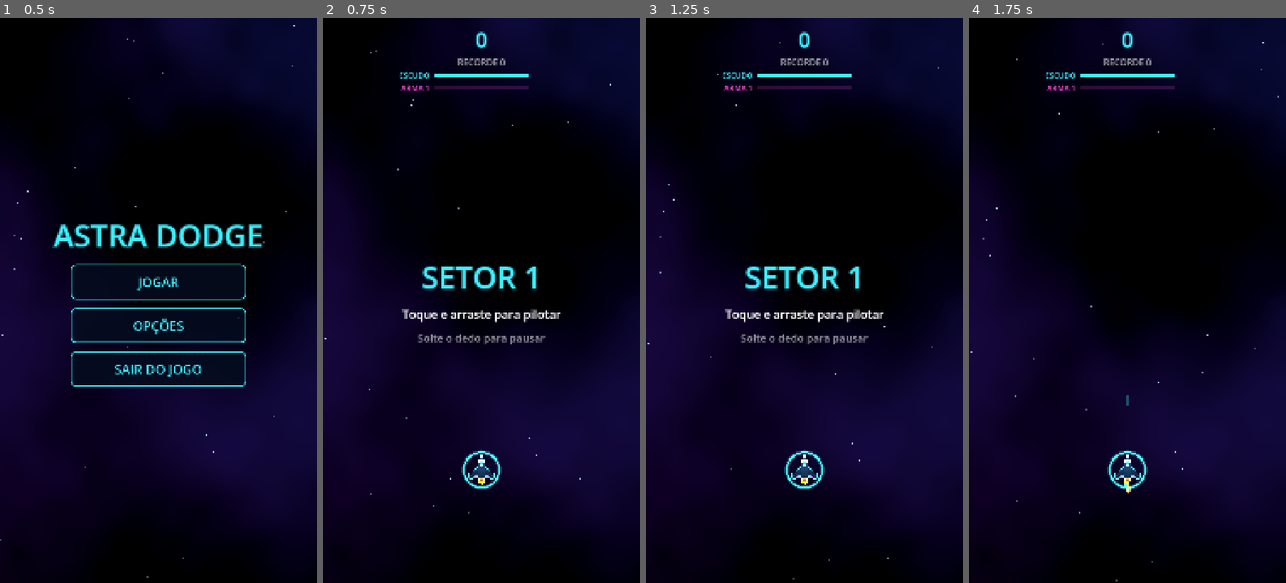
Above: before the commit, frames 1-4 (left to right).
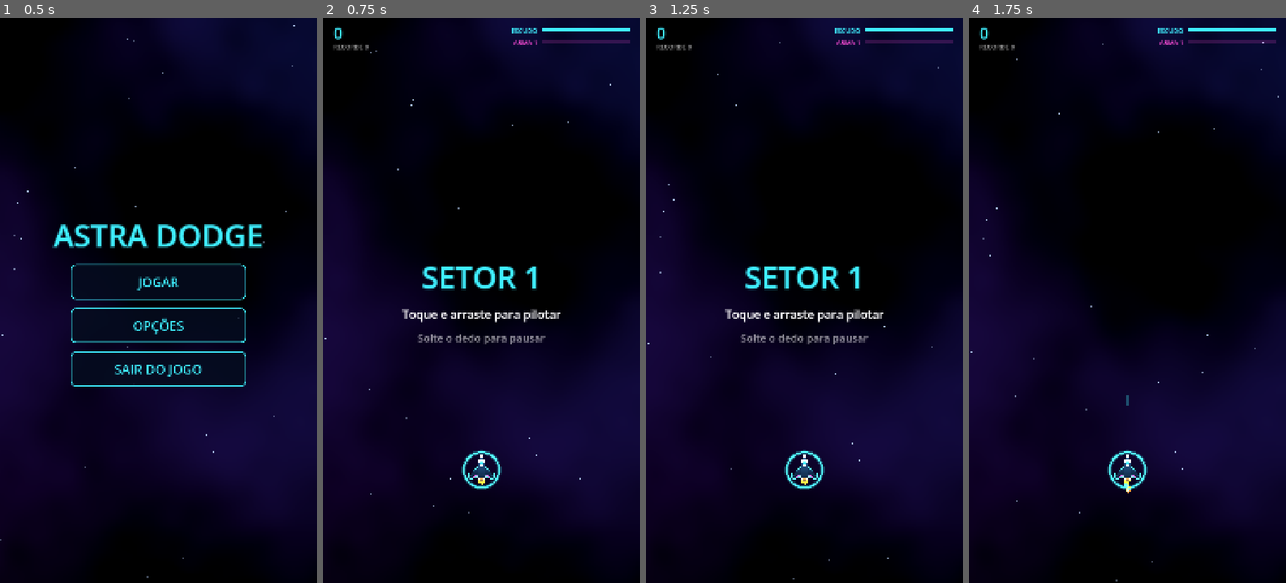
Above: after the commit, the same moments.

Repository: mprovensi/AstraDodge
Game: Godot game, scene res://scenes/main.tscn
Same seed, same stepped clock (60 frames per second), same inputs: the game is played once before the commit and once after it. Sound files missing from this copy of the repository are replaced by a short silence.
Inputs (mouse positions are in pixels of both pictures, inside the frame that each line leads up to):
- Up to frame 1 (0.5 s): no input
- Up to frame 2 (0.75 s): click "JOGAR" at 0.5 s
- Up to frame 3 (1.25 s): no input
- Up to frame 4 (1.75 s): move the mouse to (1197, 272) at 1.27 s; click (1197, 272) at 1.42 s

Frame 1 is identical in both runs. In frame 2, 1.3% of the frame differs, in the area x 3-97%, y 1-13%; in frame 3, 1.3%; in frame 4, 1.3%.

Commit message:
HUD: cabecalho compacto numa faixa e barra do chefe numa linha (nao cobre o chefe)
Co-Authored-By: Claude Opus 5.5 <noreply@anthropic.com>

Diff:
--- a/scripts/hud.gd
+++ b/scripts/hud.gd
@@ -1,6 +1,6 @@
 class_name Hud
 extends CanvasLayer
-## HUD minimalista (pontuação, recorde, escudo, arma, progresso do setor), dicas na tela
+## HUD minimalista (cabeçalho compacto: pontos, recorde, escudo, arma; barra do chefe), dicas na tela
 ## e as telas de menu, pronto, pausa, fim de jogo, setor completo e opções.
 
 signal resume_pressed
@@ -13,16 +13,17 @@
 signal new_game_pressed
 signal next_pressed
 
-const BAR_WIDTH := 320.0
+const BAR_WIDTH := 300.0
 const BAR_HEIGHT := 12.0
-const BAR_LABEL_WIDTH := 150.0
+const BAR_LABEL_WIDTH := 120.0
 const SHIELD_TRAIL_DELAY := 0.35   # o "rastro" branco espera antes de encolher
 const SHIELD_TRAIL_SPEED := 0.8    # fração da barra por segundo
 const HINT_FADE := 0.4
 const PAUSE_TOP_MARGIN := 460.0
 const DIM_ALPHA := 0.82              # escurecimento do jogo atrás dos menus
-const BOSS_BAR_WIDTH := 640.0
-const BOSS_BAR_HEIGHT := 18.0
+const BOSS_BAR_WIDTH := 560.0
+const BOSS_BAR_HEIGHT := 14.0
+const HEADER_MARGIN := 36          # margem lateral do cabeçalho
 
 
 ## Três estrelas desenhadas (a fonte padrão não tem o caractere ★).
@@ -62,7 +63,7 @@
 var _hint_panel: PanelContainer
 var _hint_label: Label
 var _hint_timer := 0.0
-var _boss_box: VBoxContainer
+var _boss_box: HBoxContainer
 var _boss_label: Label
 var _boss_fill: ColorRect
 var _dim: ColorRect
@@ -111,33 +112,60 @@
 	_top.add_theme_constant_override("separation", 6)
 	root.add_child(_top)
 
-	_score_label = _make_label("0", 72, Palette.NEON)
-	_top.add_child(_score_label)
-	_best_label = _make_label("RECORDE 0", 30, Palette.TEXT_DIM)
-	_top.add_child(_best_label)
-
-	_shield_label = _make_label("ESCUDO", 26, Palette.NEON)
-	_shield_bg = _make_bar_row(_shield_label, Palette.NEON)
+	# Cabeçalho compacto numa faixa só: pontos e recorde à esquerda, escudo e arma à direita.
+	# (Menos altura = a barra do chefe cabe logo abaixo sem cobrir o chefe.)
+	var header_margin := MarginContainer.new()
+	header_margin.mouse_filter = Control.MOUSE_FILTER_IGNORE
+	for side in ["left", "right"]:
+		header_margin.add_theme_constant_override("margin_" + side, HEADER_MARGIN)
+	_top.add_child(header_margin)
+	var header := HBoxContainer.new()
+	header.mouse_filter = Control.MOUSE_FILTER_IGNORE
+	header_margin.add_child(header)
+
+	var score_box := VBoxContainer.new()
+	score_box.mouse_filter = Control.MOUSE_FILTER_IGNORE
+	score_box.add_theme_constant_override("separation", -6)
+	header.add_child(score_box)
+	_score_label = _make_label("0", 54, Palette.NEON)
+	_score_label.horizontal_alignment = HORIZONTAL_ALIGNMENT_LEFT
+	score_box.add_child(_score_label)
+	_best_label = _make_label("RECORDE 0", 22, Palette.TEXT_DIM)
+	_best_label.horizontal_alignment = HORIZONTAL_ALIGNMENT_LEFT
+	score_box.add_child(_best_label)
+
+	var gap := Control.new()
+	gap.size_flags_horizontal = Control.SIZE_EXPAND_FILL
+	gap.mouse_filter = Control.MOUSE_FILTER_IGNORE
+	header.add_child(gap)
+
+	var bars := VBoxContainer.new()
+	bars.mouse_filter = Control.MOUSE_FILTER_IGNORE
+	bars.alignment = BoxContainer.ALIGNMENT_CENTER
+	bars.add_theme_constant_override("separation", 10)
+	header.add_child(bars)
+	_shield_label = _make_label("ESCUDO", 22, Palette.NEON)
+	_shield_bg = _make_bar_row(bars, _shield_label, Palette.NEON)
 	_shield_trail = _add_fill(_shield_bg, Color(1, 1, 1, 0.55))
 	_shield_fill = _add_fill(_shield_bg, Palette.NEON)
-
-	_weapon_label = _make_label("ARMA 1", 26, Palette.MAGENTA)
-	var weapon_bg := _make_bar_row(_weapon_label, Palette.MAGENTA)
+	_weapon_label = _make_label("ARMA 1", 22, Palette.MAGENTA)
+	var weapon_bg := _make_bar_row(bars, _weapon_label, Palette.MAGENTA)
 	_weapon_fill = _add_fill(weapon_bg, Palette.MAGENTA)
 
-
-	# Barra de vida do chefe (só durante a luta), com marca na troca de fase (50%).
-	_boss_box = VBoxContainer.new()
+	# Barra de vida do chefe (só durante a luta), numa linha só: nome + barra, com marca
+	# na troca de fase (50%).
+	_boss_box = HBoxContainer.new()
 	_boss_box.mouse_filter = Control.MOUSE_FILTER_IGNORE
-	_boss_box.add_theme_constant_override("separation", 4)
+	_boss_box.alignment = BoxContainer.ALIGNMENT_CENTER
+	_boss_box.add_theme_constant_override("separation", 16)
 	_boss_box.visible = false
 	_top.add_child(_boss_box)
-	_boss_label = _make_label("", 32, Palette.DANGER)
+	_boss_label = _make_label("", 24, Palette.DANGER)
 	_boss_box.add_child(_boss_label)
 	var boss_bg := ColorRect.new()
 	boss_bg.color = Color(Palette.DANGER, 0.18)
 	boss_bg.custom_minimum_size = Vector2(BOSS_BAR_WIDTH, BOSS_BAR_HEIGHT)
-	boss_bg.size_flags_horizontal = Control.SIZE_SHRINK_CENTER
+	boss_bg.size_flags_vertical = Control.SIZE_SHRINK_CENTER
 	boss_bg.mouse_filter = Control.MOUSE_FILTER_IGNORE
 	_boss_box.add_child(boss_bg)
 	_boss_fill = _add_fill(boss_bg, Palette.DANGER)
@@ -273,7 +301,7 @@
 
 ## Margem superior para não ficar embaixo do notch/câmera.
 func set_safe_top(px: float) -> void:
-	_top.offset_top = px + 24.0
+	_top.offset_top = px + 14.0
 
 
 ## True se o toque caiu em algum botão/tela de opções (não deve iniciar a partida).
@@ -569,12 +597,13 @@
 # ---------------------------------------------------------------- construção
 
 ## Linha "RÓTULO ████░░" centralizada no topo; retorna o fundo da barra.
-func _make_bar_row(label: Label, color: Color) -> ColorRect:
+## Linha "RÓTULO ▬▬▬▬" dentro de `parent`; devolve o fundo da barra (o preenchimento vai nele).
+func _make_bar_row(parent: Container, label: Label, color: Color) -> ColorRect:
 	var row := HBoxContainer.new()
-	row.alignment = BoxContainer.ALIGNMENT_CENTER
+	row.alignment = BoxContainer.ALIGNMENT_END
 	row.mouse_filter = Control.MOUSE_FILTER_IGNORE
-	row.add_theme_constant_override("separation", 16)
-	_top.add_child(row)
+	row.add_theme_constant_override("separation", 14)
+	parent.add_child(row)
 	label.horizontal_alignment = HORIZONTAL_ALIGNMENT_RIGHT
 	label.custom_minimum_size.x = BAR_LABEL_WIDTH
 	row.add_child(label)
@@ -584,11 +613,6 @@
 	bg.size_flags_vertical = Control.SIZE_SHRINK_CENTER
 	bg.mouse_filter = Control.MOUSE_FILTER_IGNORE
 	row.add_child(bg)
-	# Espaço à direita do mesmo tamanho do rótulo, para a barra ficar no centro da tela.
-	var spacer := Control.new()
-	spacer.custom_minimum_size.x = BAR_LABEL_WIDTH
-	spacer.mouse_filter = Control.MOUSE_FILTER_IGNORE
-	row.add_child(spacer)
 	return bg
 
 
--- a/tests/fast_demo.gd
+++ b/tests/fast_demo.gd
@@ -66,7 +66,12 @@
 	layer.layer = 10
 	root.add_child(layer)
 	_label = Label.new()
-	_label.position = Vector2(24, 24)
+	# Embaixo à esquerda: o cabeçalho do jogo (pontos, barras, chefe) fica livre.
+	_label.anchor_top = 1.0
+	_label.anchor_bottom = 1.0
+	_label.offset_left = 24.0
+	_label.offset_top = -90.0
+	_label.offset_bottom = -40.0
 	_label.add_theme_font_size_override("font_size", 34)
 	_label.add_theme_color_override("font_color", Color(1, 0.85, 0.3))
 	_label.add_theme_color_override("font_outline_color", Color(0, 0, 0, 0.9))
